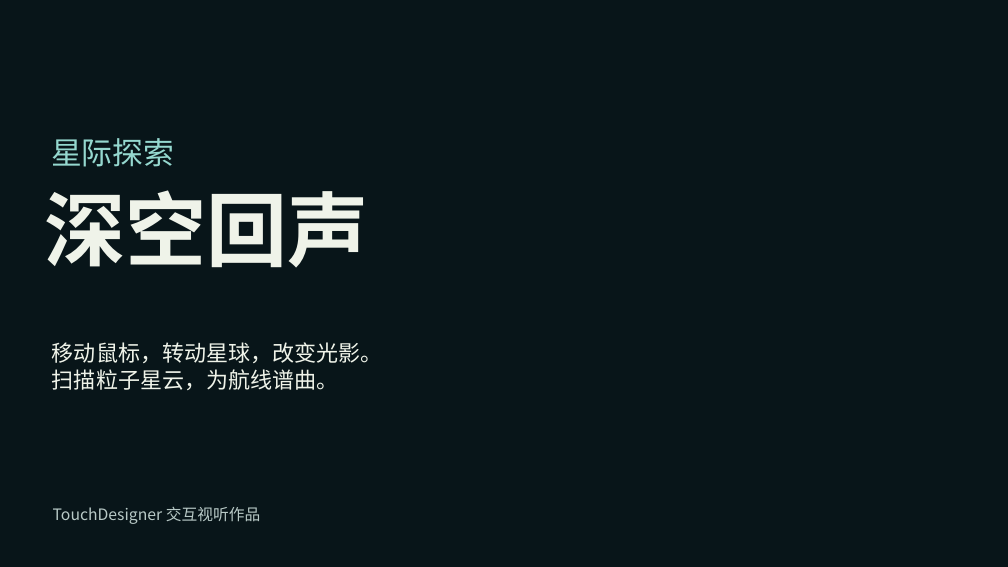
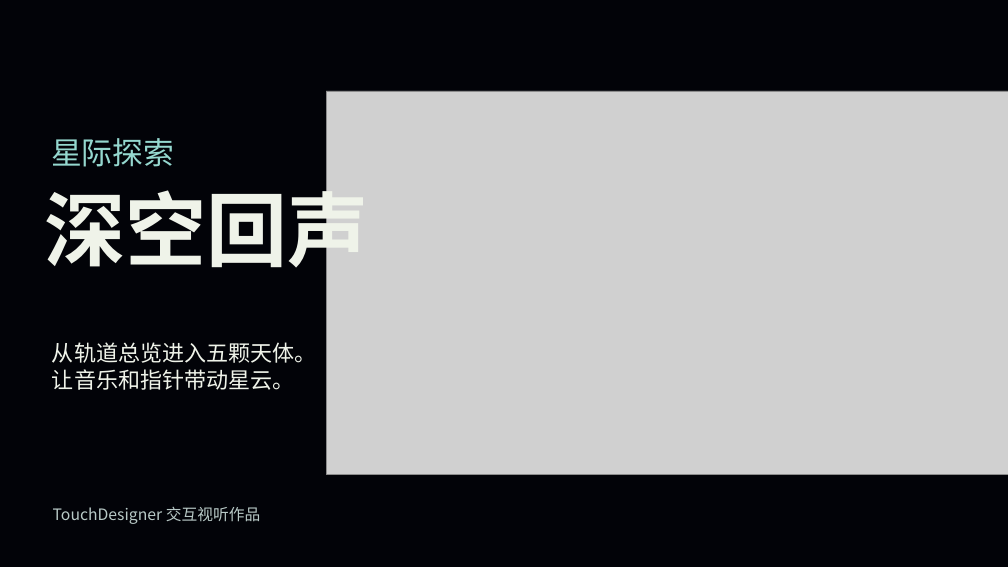
Before and after one commit to toki37644/TD, a slide deck: slide 1 of 深空回声·作品汇报.pptx. Drawn at 1008x567 pixels with LibreOffice and Linux fonts; fonts in the diff are those of the drawing; grey boxes stand for pictures; background and template pictures are left out. Boxes give left, top, right and bottom in pixels: in the first picture for what was removed or moved away, otherwise in the second. Text is boxed around its words. In the diff, an @@ line names an element or a change of style, - is before the commit and + after.

Commit message:
整合天体双画法和实时星云交互

```diff
--- a/深空回声·作品汇报.pptx
+++ b/深空回声·作品汇报.pptx
@@ background picture (left out) to #020308 @@
@@ picture added at [326,91,1008,474] @@
@@ text at [52,342,317,390]: text changed @@
-移动鼠标，转动星球，改变光影。
-扫描粒子星云，为航线谱曲。
+从轨道总览进入五颗天体。
+让音乐和指针带动星云。
```
Also in this commit, not shown: 6 other slides changed, 1 slide added, 1 slide removed, 10 other files.
